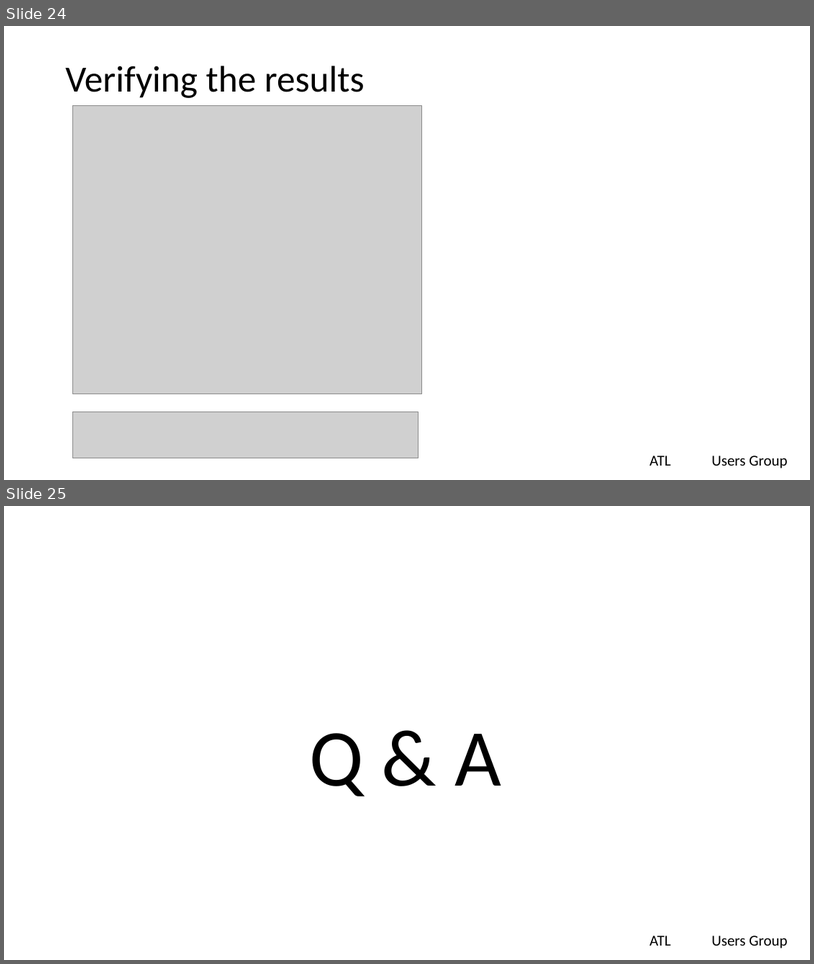
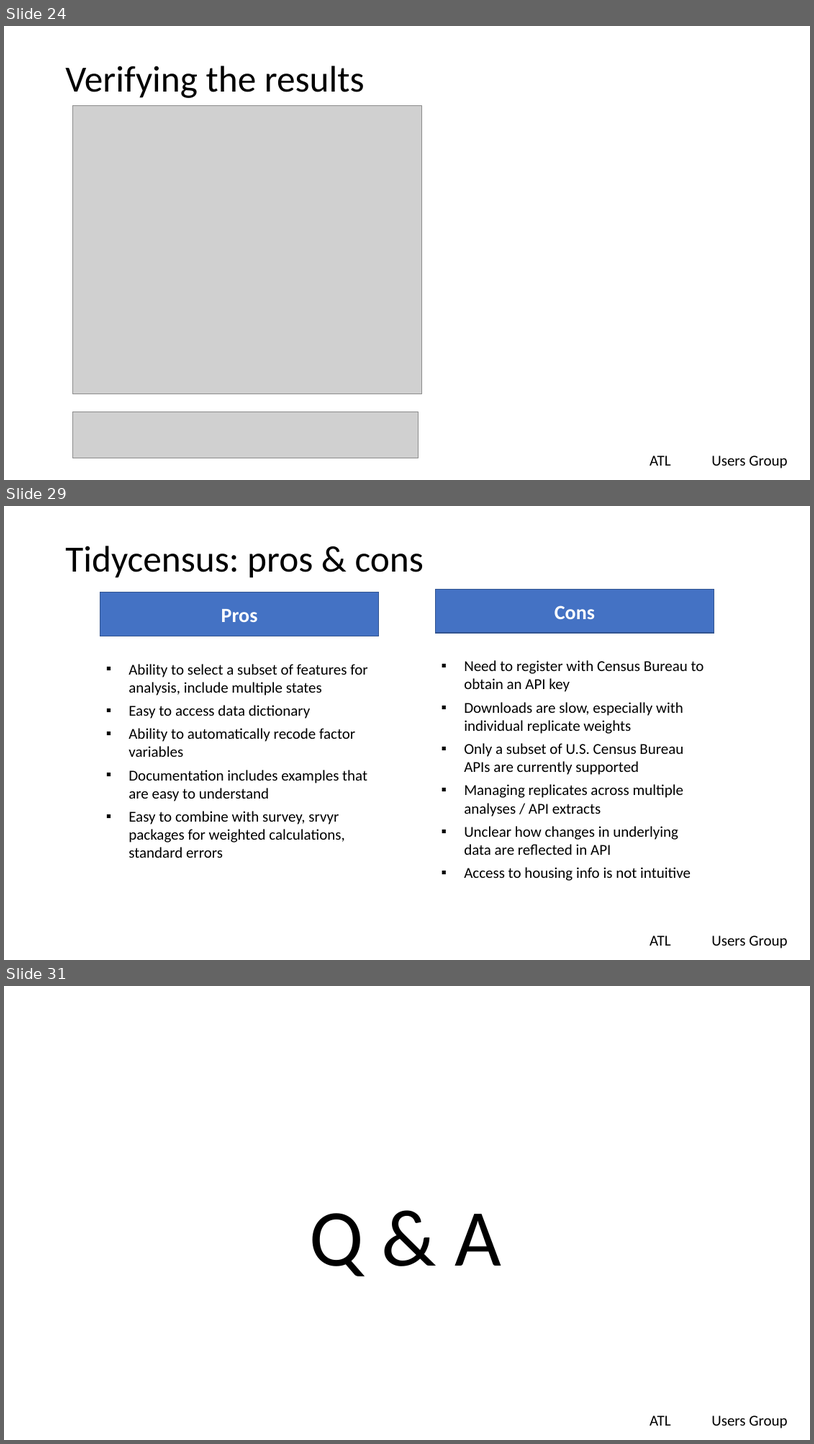
Before and after one commit to lgreski/tidycensus-vs-flatfiles, a slide deck: presentations/tidycensusVsFlatfiles.pptx. Shown one above the other, each under a label of ours: slides 24 and 25 before the commit, slides 24, 29 and 31 after it; the slides between them are not shown. The pictures are 814x964 and 814x1444 pixels, drawn with LibreOffice and Linux fonts; fonts in the diff are those of the drawing; grey boxes stand for pictures; background and template pictures are left out. Boxes give left, top, right and bottom in pixels: in the first picture for what was removed or moved away, otherwise in the second. Text is boxed around its words. In the diff, an @@ line names an element or a change of style, - is before the commit and + after.

Commit message:
completed presentation, code to replicate survey weighting analysis with flat files

```diff
--- a/presentations/tidycensusVsFlatfiles.pptx
+++ b/presentations/tidycensusVsFlatfiles.pptx
@@ slide 29 added at (4, 506, 810, 960), background #FFFFFF; not listed: 2 template elements that a slide beside it also shows @@
@@ title added at (65, 546, 424, 578), 44 pt, text #000000 @@
+Tidycensus: pros & cons
@@ rectangle added at (436, 590, 715, 633), fill #4472C4, outline #325491 1 pt, 24 pt, text #FFFFFF, bold @@
+Cons
@@ rectangle added at (100, 592, 379, 636), fill #4472C4, outline #325491 1 pt, 24 pt, text #FFFFFF, bold @@
+Pros
@@ text added at (129, 664, 368, 857), 18 pt, text #000000 @@
+▪ Ability to select a subset of features for analysis, include multiple states
+▪ Easy to access data dictionary
+▪ Ability to automatically recode factor variables
+▪ Documentation includes examples that are easy to understand
+▪ Easy to combine with survey, srvyr packages for weighted calculations, standard errors
@@ text added at (464, 660, 705, 880), 18 pt, text #000000 @@
+▪ Need to register with Census Bureau to obtain an API key
+▪ Downloads are slow, especially with individual replicate weights
+▪ Only a subset of U.S. Census Bureau APIs are currently supported
+▪ Managing replicates across multiple analyses / API extracts
+▪ Unclear how changes in underlying data are reflected in API
+▪ Access to housing info is not intuitive
@@ what was slide 25 is now slide 31 @@
```
Also in this commit, not shown: 1 slide changed, 5 other slides added, 1 other file.
